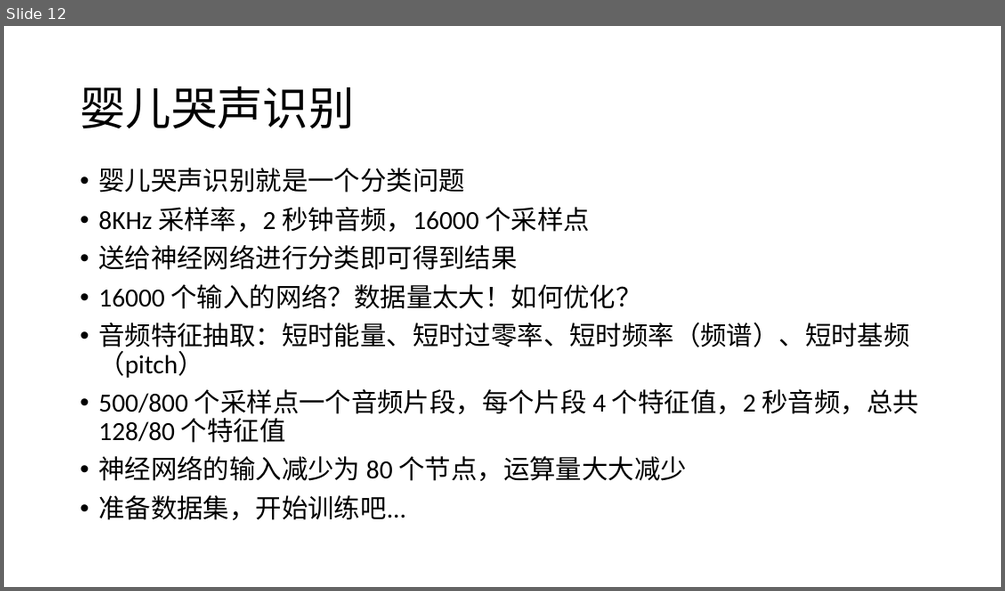
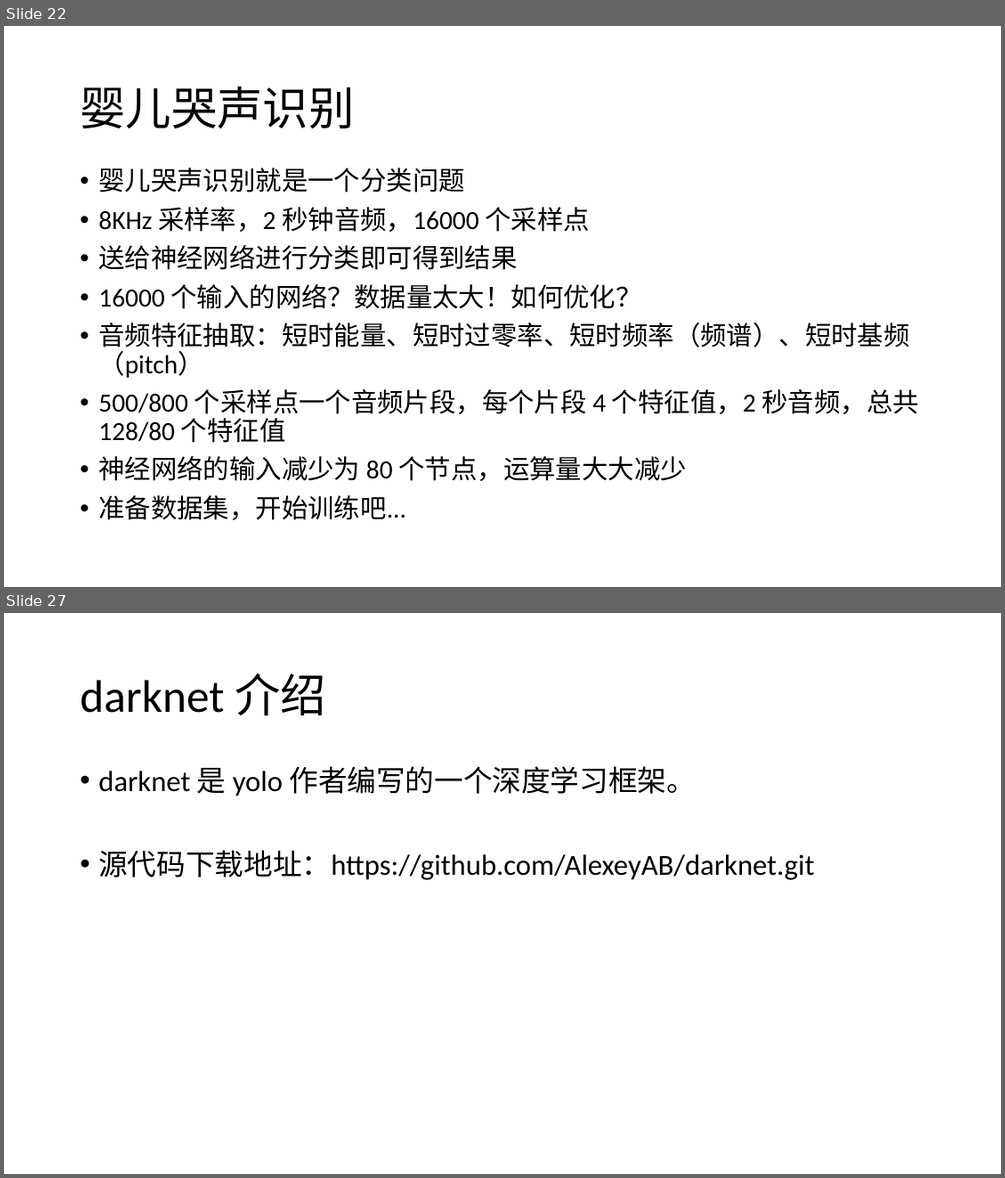
Before and after one commit to rockcarry/ffann, a slide deck: docs/BP 神经网络 C 语言实现与项目应用.pptx. Shown one above the other, each under a label of ours: slide 12 before the commit, slides 22 and 27 after it; the slides between them are not shown. The pictures are 1005x591 and 1005x1178 pixels, drawn with LibreOffice and Linux fonts; fonts in the diff are those of the drawing. Boxes give left, top, right and bottom in pixels: in the first picture for what was removed or moved away, otherwise in the second. Text is boxed around its words. In the diff, an @@ line names an element or a change of style, - is before the commit and + after.

```diff
--- a/docs/BP 神经网络 C 语言实现与项目应用.pptx
+++ b/docs/BP 神经网络 C 语言实现与项目应用.pptx
@@ slide 27 added at bbox=[4, 613, 1001, 1174], background #FFFFFF @@
@@ title added at bbox=[80, 673, 326, 716], 44 pt, text #000000 @@
+darknet 介绍
@@ text added at bbox=[98, 766, 814, 880], 28 pt, text #000000 @@
+• darknet 是 yolo 作者编写的一个深度学习框架。
+• 源代码下载地址：https://github.com/AlexeyAB/darknet.git
@@ what was slide 12 is now slide 22 @@
```
Also in this commit, not shown: 2 slides changed, 29 other slides added.
